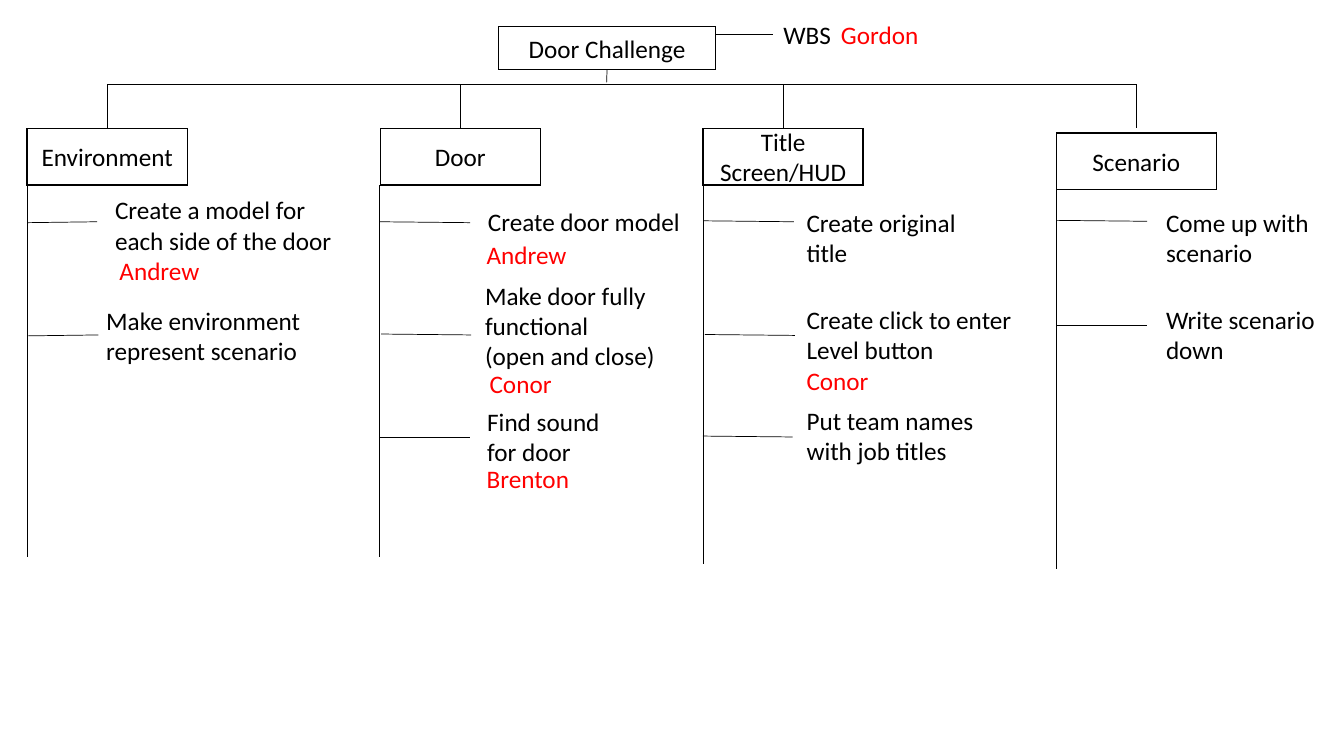
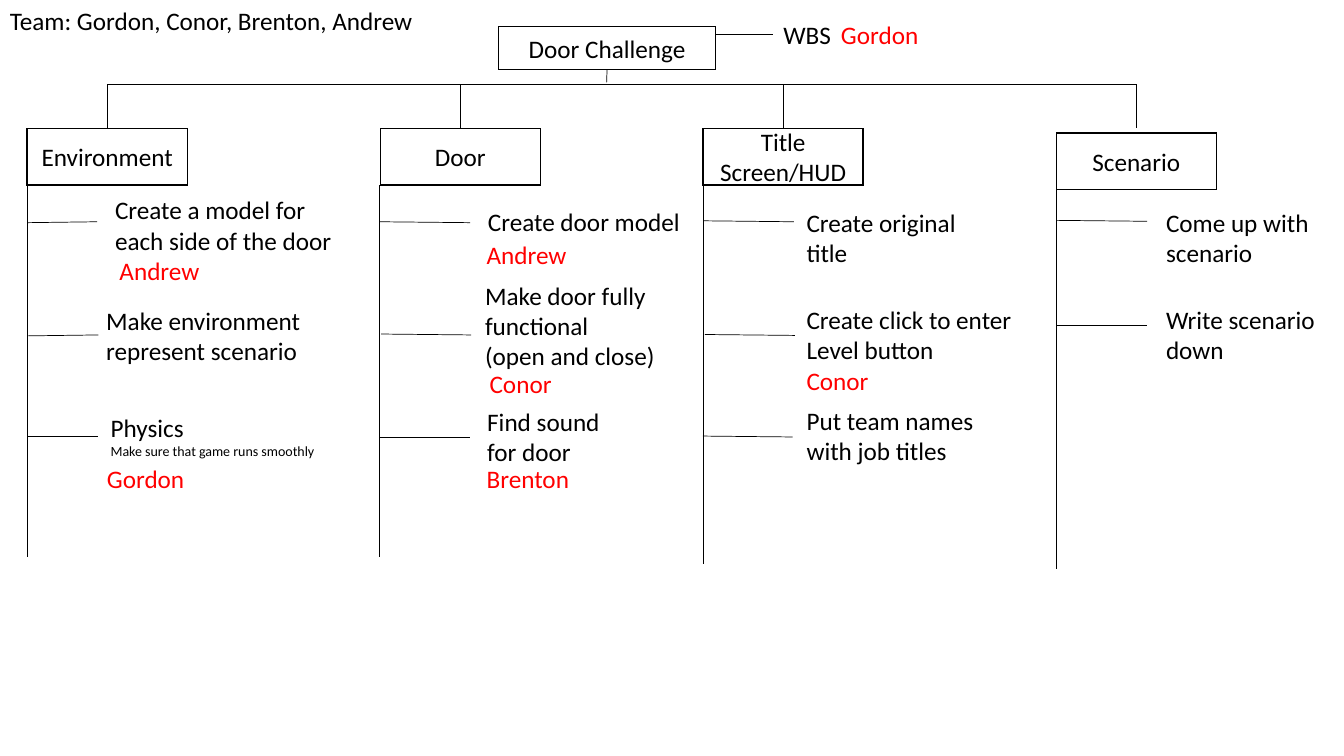
Before and after one commit to cdaly-hhs/DoorOpeningProject, a slide deck: slide 1 of docs/WBS.pptx. Drawn at 1344x756 pixels with LibreOffice and Linux fonts; fonts in the diff are those of the drawing. Boxes give left, top, right and bottom in pixels: in the first picture for what was removed or moved away, otherwise in the second. Text is boxed around its words. In the diff, an @@ line names an element or a change of style, - is before the commit and + after.

Commit message:
WBSedit#2
a

```diff
--- a/docs/WBS.pptx
+++ b/docs/WBS.pptx
@@ text added at [10,12,412,33], 18 pt, text #000000 @@
+Team: Gordon, Conor, Brenton, Andrew
@@ text added at [111,419,314,459], 10 pt, text #000000 @@
+Physics
+Make sure that game runs smoothly
@@ line added from (28, 437) to (99, 437), #000000 0.5 pt @@
@@ text added at [107,470,184,488], 18 pt, text #FF0000 @@
+Gordon
```
